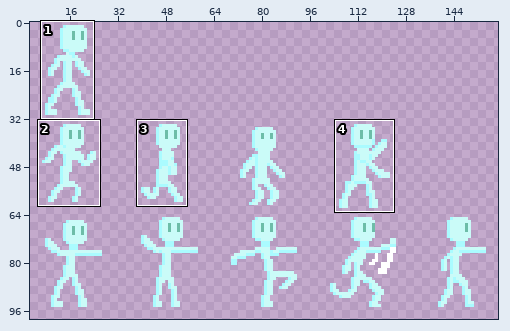
File history of a pixel-art file, AsepriteStuff/CharacterSheetBigger.aseprite. Above, an overview of the earlier version with the close-up marked.
Close-up. Before:
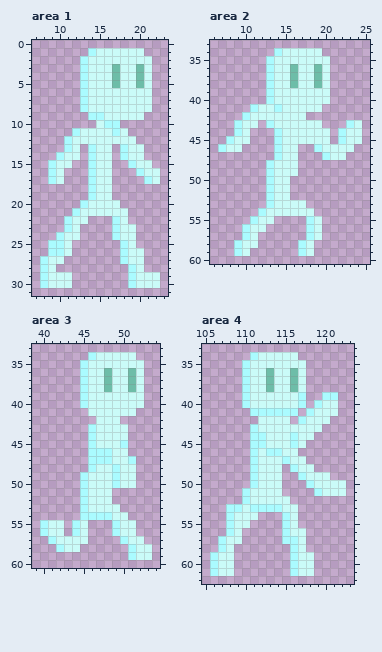
160x160 pixels, 1 frame. Shown: area 1: x 7..23, y 0..31; area 2: x 6..25, y 33..60; area 3: x 39..54, y 33..60; area 4: x 105..123, y 33..62. The wide view leaves out empty margins. The commit also changed other parts of the picture, which this record leaves out.
After:
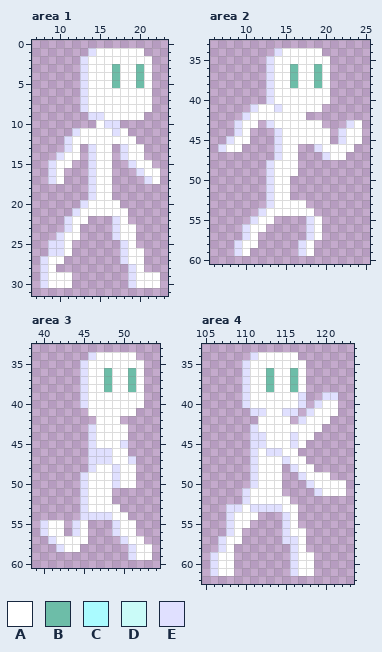
Palette (. is transparent): A #ffffff  B #6dbda8  C #aafbff  D #cafbf8  E #e0e0ff
The exact change:
Changed rows in their new state; - is an unchanged pixel.
Area 1:
first column x 8:
 1 ------EAAAAAA--
 2 -----EAAAAAAAA-
 3 -----EAAA-AA-A-
 4 -----EAAA-AA-A-
 5 -----EAAA-AA-A-
 6 -----EAAAAAAAA-
 7 -----EAAAAAAAA-
 8 -----EAAAAAAAA-
 9 ------EEAAAAA--
10 -------AEE-----
11 ----EAAAAEA----
12 ---EAAAAAAAA---
13 ---EA-EAA-EAA--
14 --EAA-EAA-EAA--
15 -EAA--EAA--EAA-
16 -EA---EAA---EAA
17 -EA---EAA----EA
18 ------EAA------
19 ------EAA------
20 -----EAAAA-----
21 ----EAAAAAA----
22 ---EAA---EA----
23 ---EA----EAA---
24 --EAA----EAA---
25 -EEA------EA---
26 -EEA------EAA--
27 EAA-------EAA--
28 EA---------EA--
29 EAAA-------EAAA
30 EAAA-------EAAA
Area 2:
first column x 7:
34 -------EAAAAA-----
35 ------EAAAAAAA----
36 ------EAA-AA-A----
37 ------EAA-AA-A----
38 ------EAA-AA-A----
39 ------EAAAAAAA----
40 ------EAAAAAAA----
41 ----EAAEAAAAA-----
42 ---EAAAAAAA-------
43 --EAA-EAAAAAA---EA
44 --EA---EAAAAAA-EAA
45 -EAA---EAAAAAA-EAA
46 EAA----EAA--EAAAA-
47 -------EAA---EAA--
48 ------EAAA--------
49 ------EAAA--------
50 ------EAA---------
51 ------EAA---------
52 ------EAA---------
53 ------EAAAA-------
54 -----EAAAAAA------
55 ----EAA----EA-----
56 ---EAA-----EA-----
57 ---EA------EA-----
58 --EAA-----EA------
59 --EA------EA------
Area 3:
first column x 40:
34 ------EAAAAA--
35 -----EAAAAAAA-
36 -----EAA-AA-A-
37 -----EAA-AA-A-
38 -----EAA-AA-A-
39 -----EAAAAAAA-
40 -----EAAAAAAA-
41 ------AAAAAA--
42 -------AAA----
43 ------EAAAA---
44 ------EAAAA---
45 ------EAAAE---
46 ------EEEAA---
47 ------EEEAAE--
48 ------EAAEAA--
49 -----EAAAEAA--
50 -----EAAAEAA--
51 -----EAAA-----
52 -----EAAA-----
53 -----EAAAA----
54 -----EEEEAA---
55 EAA-EA---EAA--
56 EAA-EA---EAA--
57 -EAAAA----EAA-
58 --EAA------EAA
59 -----------EAA
Area 4:
first column x 106:
34 -----EAAAAA------
35 ----EAAAAAAA-----
36 ----EAA-AA-A-----
37 ----EAA-AA-A-----
38 ----EAA-AA-A-----
39 ----EAAAAAAE--EE-
40 ----EAAAAAAE-EAA-
41 -----EEAAEE-EAAA-
42 ------AAAA-EAAA--
43 -----EAAAAAAAA---
44 -----EEAAAEAA----
45 -----EEAAAEA-----
46 -----EAEEAA------
47 -----EAAAEAA-----
48 -----EAAA-EAA----
49 -----EAAA--EAAA--
50 -----EAAA---EAAAA
51 ----EAAAA----EAAA
52 ----EAAAAA-------
53 --EEAEEEEAA------
54 --EAAA---EA------
55 --EAA----EA------
56 --EA-----EAA-----
57 -EAA-----EEA-----
58 -EA-------EA-----
59 EAA-------EAA----
60 EAA-------EAA----
61 EAA-------EAA----
Where, in picture pixels (left, top, right, bottom), the same in both close-ups:
changed: (40, 48, 160, 288)
changed: (218, 48, 362, 256)
changed: (40, 352, 152, 560)
changed: (210, 352, 346, 576)
